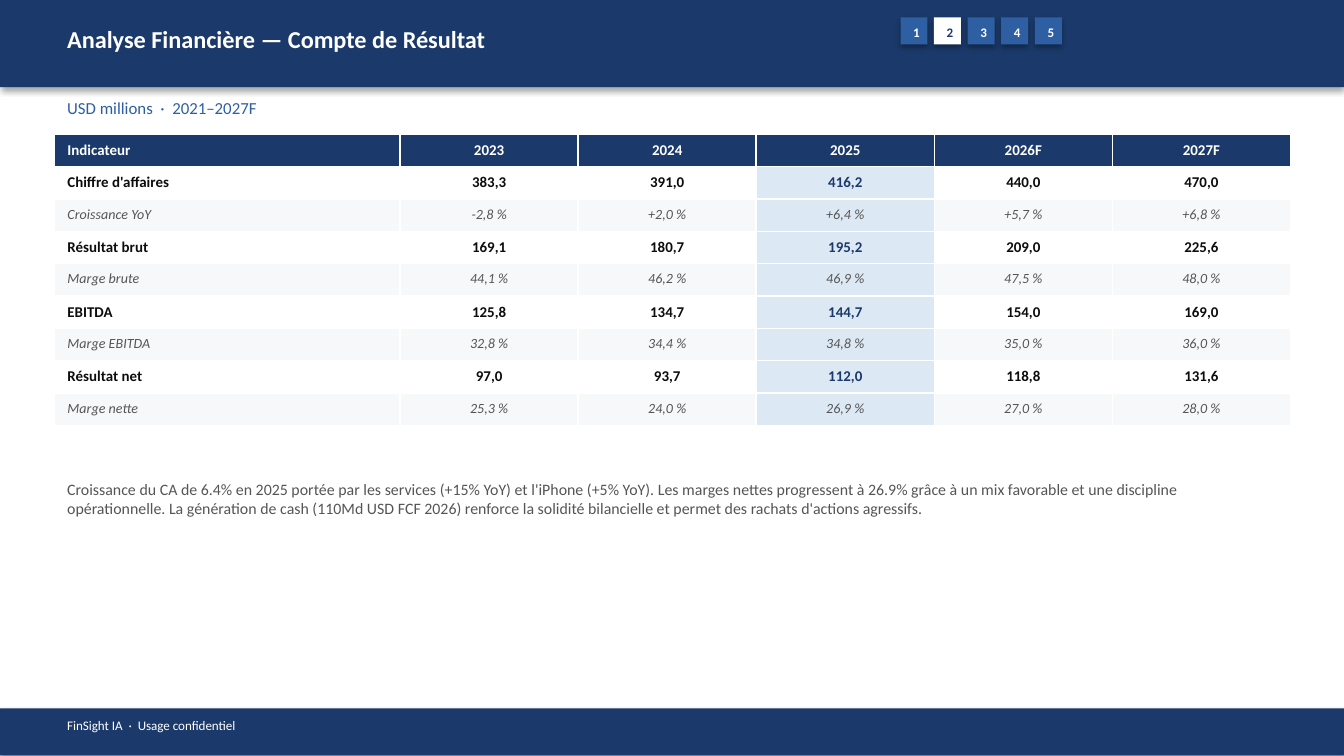
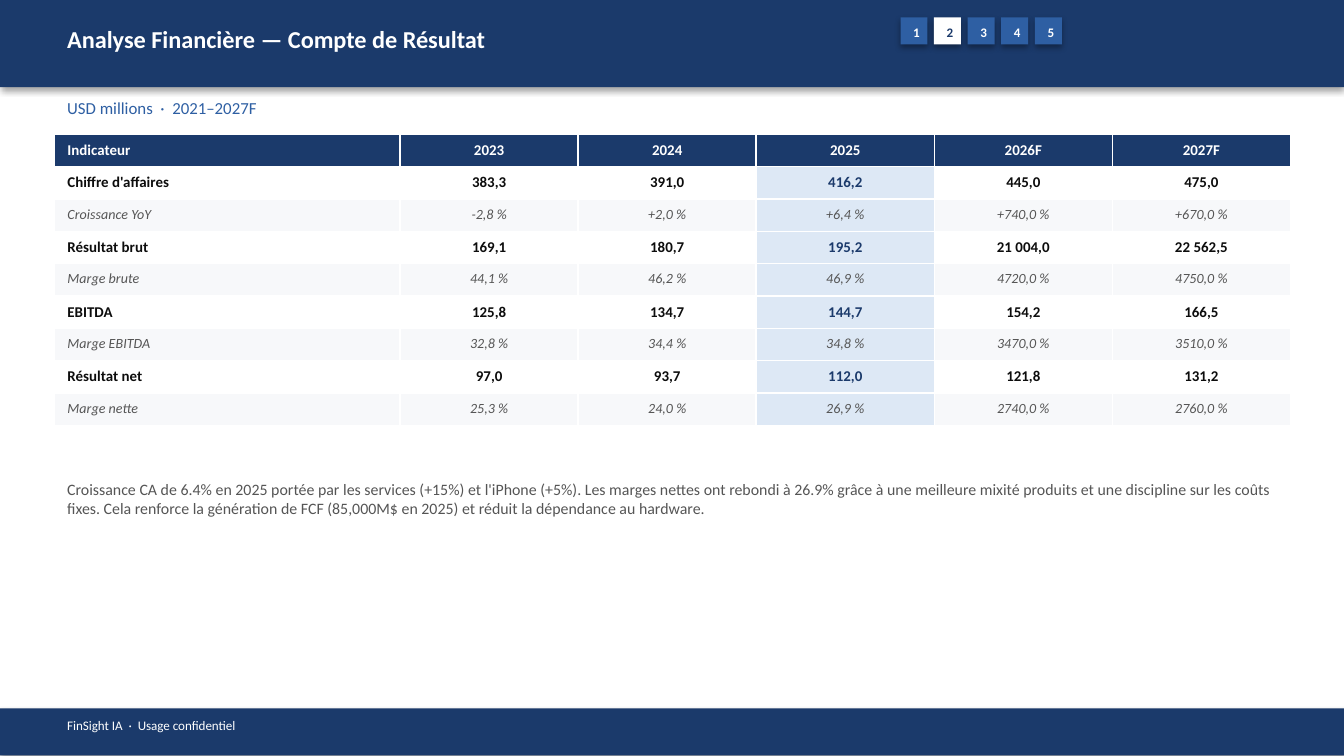
Before and after one commit to baptistejeh07-art/finsight-ia, a slide deck: slide 8 of preview/AAPL/AAPL_pitchbook.pptx. Drawn at 1344x756 pixels with LibreOffice and Linux fonts; fonts in the diff are those of the drawing. Boxes give left, top, right and bottom in pixels: in the first picture for what was removed or moved away, otherwise in the second. Text is boxed around its words. In the diff, an @@ line names an element or a change of style, - is before the commit and + after.

```diff
--- a/preview/AAPL/AAPL_pitchbook.pptx
+++ b/preview/AAPL/AAPL_pitchbook.pptx
@@ table at [54,134,1288,426] @@
-row 2, column 5: 440,0
+row 2, column 5: 445,0
-row 2, column 6: 470,0
+row 2, column 6: 475,0
-row 3, column 5: +5,7 %
+row 3, column 5: +740,0 %
-row 3, column 6: +6,8 %
+row 3, column 6: +670,0 %
-row 4, column 5: 209,0
+row 4, column 5: 21 004,0
-row 4, column 6: 225,6
+row 4, column 6: 22 562,5
-row 5, column 5: 47,5 %
+row 5, column 5: 4720,0 %
-row 5, column 6: 48,0 %
+row 5, column 6: 4750,0 %
-row 6, column 5: 154,0
+row 6, column 5: 154,2
-row 6, column 6: 169,0
+row 6, column 6: 166,5
-row 7, column 5: 35,0 %
+row 7, column 5: 3470,0 %
-row 7, column 6: 36,0 %
+row 7, column 6: 3510,0 %
-row 8, column 5: 118,8
+row 8, column 5: 121,8
-row 8, column 6: 131,6
+row 8, column 6: 131,2
-row 9, column 5: 27,0 %
+row 9, column 5: 2740,0 %
-row 9, column 6: 28,0 %
+row 9, column 6: 2760,0 %
@@ text at [67,483,1270,517]: text changed @@
-Croissance du CA de 6.4% en 2025 portée par les services (+15% YoY) et l'iPhone (+5% YoY). Les marges nettes progressent à 26.9% grâce à un mix favorable et une discipline opérationnelle. La génération de cash (110Md USD FCF 2026) renforce la solidité bilancielle et permet des rachats d'actions agressifs.
+Croissance CA de 6.4% en 2025 portée par les services (+15%) et l'iPhone (+5%). Les marges nettes ont rebondi à 26.9% grâce à une meilleure mixité produits et une discipline sur les coûts fixes. Cela renforce la génération de FCF (85,000M$ en 2025) et réduit la dépendance au hardware.
```
Also in this commit, not shown: 14 other slides changed, 4 other files.
